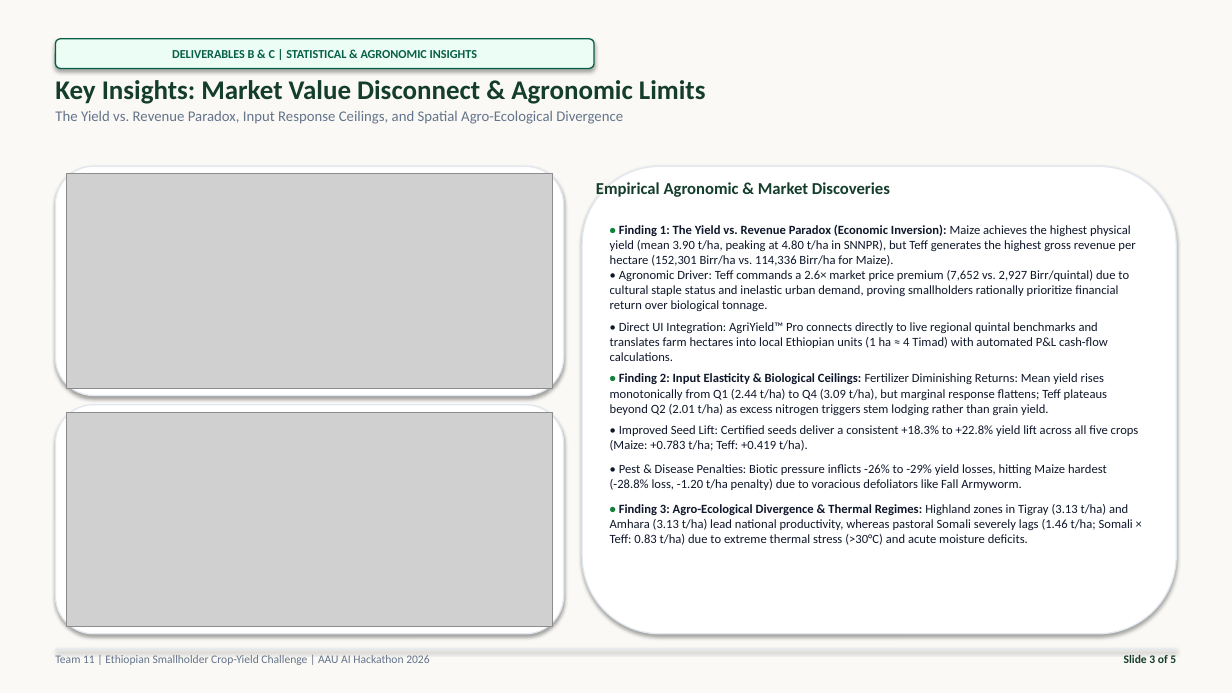
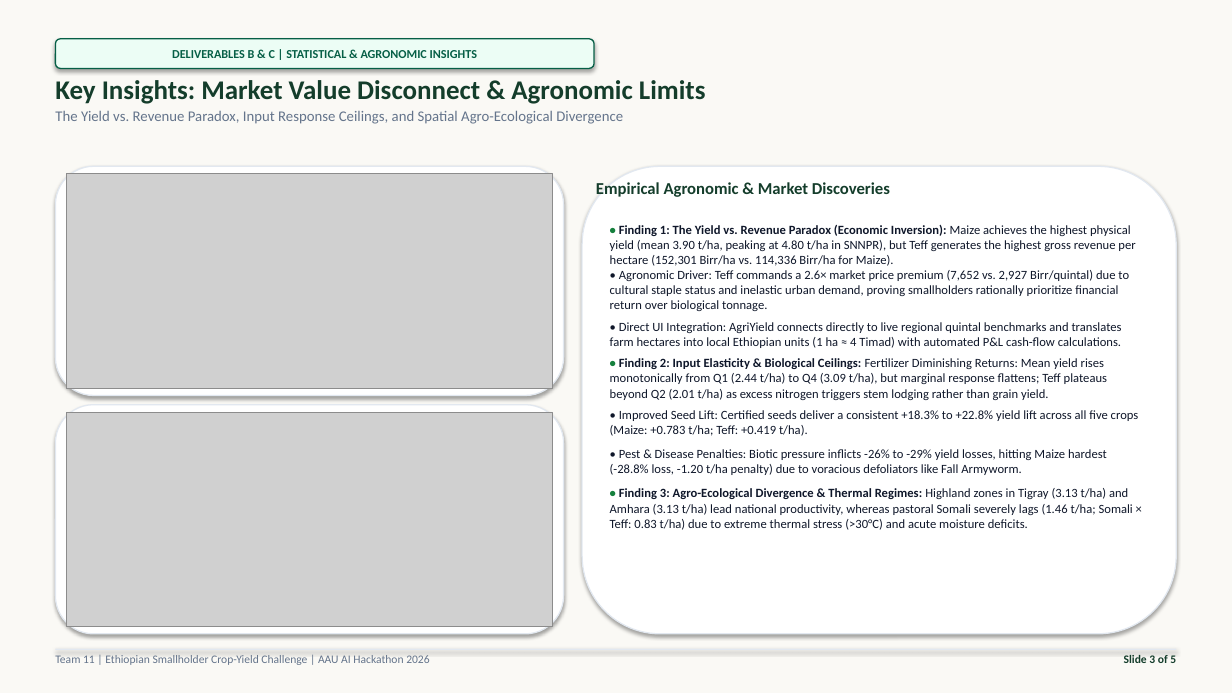
Before and after one commit to seudsahm2/team_11, a slide deck: slide 3 of presentation/team_11_slides.pptx. Drawn at 1232x693 pixels with LibreOffice and Linux fonts; fonts in the diff are those of the drawing; grey boxes stand for pictures. Boxes give left, top, right and bottom in pixels: in the first picture for what was removed or moved away, otherwise in the second. Text is boxed around its words. In the diff, an @@ line names an element or a change of style, - is before the commit and + after.

```diff
--- a/presentation/team_11_slides.pptx
+++ b/presentation/team_11_slides.pptx
@@ text at (610, 225, 1135, 348): text changed @@
-• Finding 1: The Yield vs. Revenue Paradox (Economic Inversion): Maize achieves the highest physical yield (mean 3.90 t/ha, peaking at 4.80 t/ha in SNNPR), but Teff generates the highest gross revenue per hectare (152,301 Birr/ha vs. 114,336 Birr/ha for Maize).
-• Agronomic Driver: Teff commands a 2.6× market price premium (7,652 vs. 2,927 Birr/quintal) due to cultural staple status and inelastic urban demand, proving smallholders rationally prioritize financial return over biological tonnage.
-• Direct UI Integration: AgriYield™ Pro connects directly to live regional quintal benchmarks and translates farm hectares into local Ethiopian units (1 ha ≈ 4 Timad) with automated P&L cash-flow calculations.
+• Finding 1: The Yield vs. Revenue Paradox (Economic Inversion): Maize achieves the highest physical yield (mean 3.90 t/ha, peaking at 4.80 t/ha in SNNPR), but Teff generates the highest gross revenue per hectare (152,301 Birr/ha vs. 114,336 Birr/ha for Maize).
+• Agronomic Driver: Teff commands a 2.6× market price premium (7,652 vs. 2,927 Birr/quintal) due to cultural staple status and inelastic urban demand, proving smallholders rationally prioritize financial return over biological tonnage.
+• Direct UI Integration: AgriYield connects directly to live regional quintal benchmarks and translates farm hectares into local Ethiopian units (1 ha ≈ 4 Timad) with automated P&L cash-flow calculations.
```
Also in this commit, not shown: 2 other slides changed, 10 other files.
